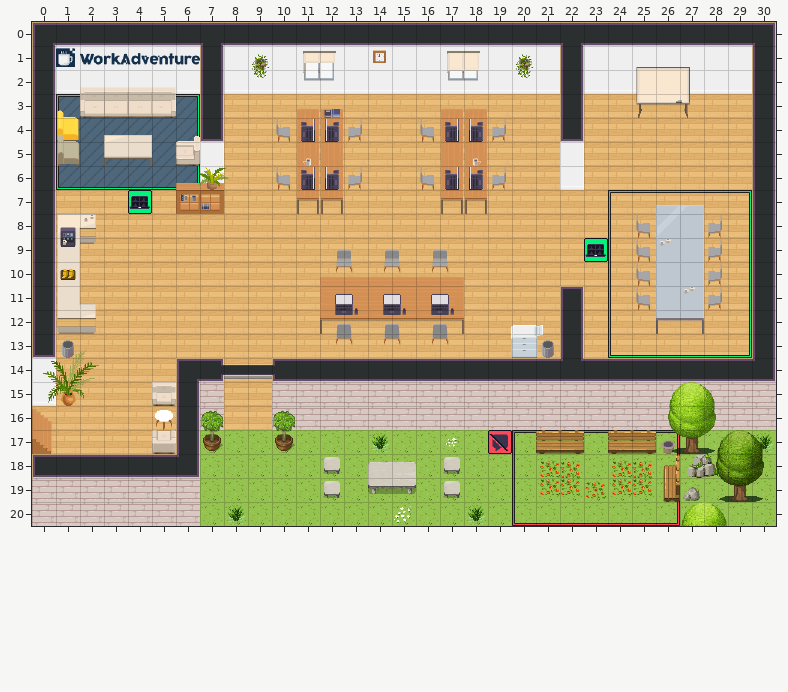
Two versions of a level (Tiled map (JSON), office.tmj). The picture above is the old version.
Cells are 32x32 px. Shown: x 0..30, y 0..20.
The result:
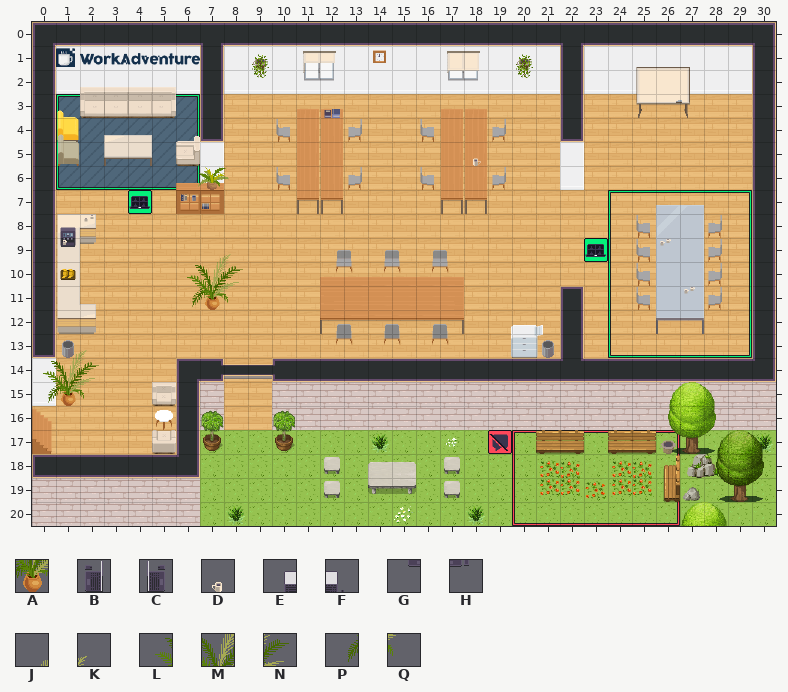
Key: from "Chunk 1": A 121, B 150, C 151, D 153 flipped left-right, E 158, F 159, G 160, H 161, J 180, K 181, L 182, M 183, N 184, P 186, Q 187.
_ is an empty cell.
Diff:
Layer "furniture/furniture2":
Tile A now appears in row 11 at x 7.
Tile J now appears in row 9 at x 7.
Tile K now appears in row 9 at x 8.
Tile L now appears in row 10 at x 6.
Tile M now appears in row 10 at x 7.
Tile N now appears in row 10 at x 8.
Tile P now appears in row 11 at x 6.
Tile Q now appears in row 11 at x 8.
Layer "furniture/furniture3":
The author cleared tile B in row 4 at x 11 and 17; in row 6 at x 11 and 17.
The author cleared tile C in row 4 at x 12 and 18; in row 6 at x 12 and 18.
The author cleared tile D in row 5 at x 11.
The author cleared tile E in row 11 at x 12, 14 and 16.
The author cleared tile F in row 11 at x 13, 15 and 17.
The author cleared tile G in row 12 at x 12, 14 and 16.
The author cleared tile H in row 12 at x 13, 15 and 17.
Where, in picture pixels (left, top, right, bottom), the same in both pictures:
removed: (301, 119, 339, 190)
removed: (445, 119, 483, 142)
removed: (445, 167, 483, 190)
added: (187, 254, 243, 310)
removed: (335, 294, 454, 315)
